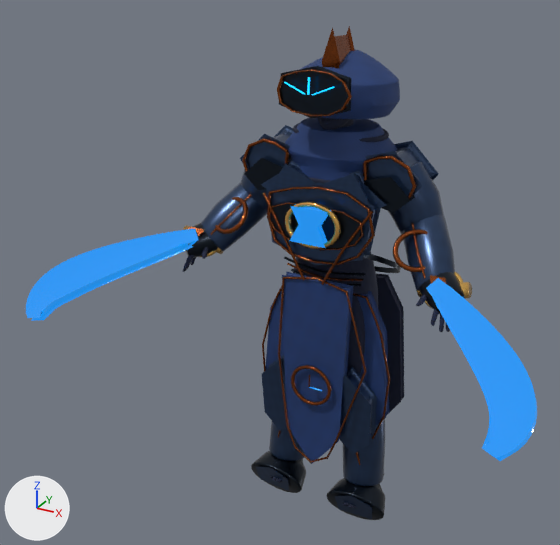
Renders of the Blender file chrono-arena/assets/production/blender/chrono-duelist-custom.blend from each side of a commit.
One viewpoint serves both versions: a 50 mm lens placed at (1.51, -3.36, 2.85), pointed at (-0.13, -0.39, 1.36). The axes (+X, +Y, +Z) are drawn at lower left. The lights are the same throughout. The first picture is the older version.

Objects in the first picture: 'ChronoDuelistAnatomy', 'ChronoDuelistCostume'.
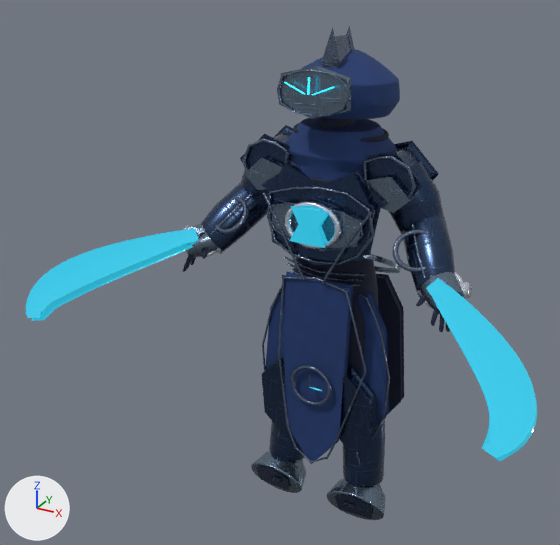
Boxes [x1, y1, x2, y2] around the edits, measured in the pictures (560 x 545 px):
'ChronoDuelistCostume', surface changed, recoloured
    both: [26, 26, 537, 520]

Patch to the scene script:
```diff
--- a/chrono-arena/assets/production/blender/chrono-duelist-custom.blend.py
+++ b/chrono-arena/assets/production/blender/chrono-duelist-custom.blend.py
@@ img_chrono_duelist_armour_orm_2048 @@
+img_chrono_duelist_armour_orm_2048 = load_image('chrono-duelist-armour-orm-2048', '../textures/chrono-duelist-v2/chrono-duelist-armour-orm-2048.png', 2048, 2048, 'Non-Color')
@@ img_chrono_duelist_armour_normal_2048 @@
+img_chrono_duelist_armour_normal_2048 = load_image('chrono-duelist-armour-normal-2048', '../textures/chrono-duelist-v2/chrono-duelist-armour-normal-2048.png', 2048, 2048, 'Non-Color')
@@ img_dark_silver_trim_basecolor @@
+img_dark_silver_trim_basecolor = load_image('dark-silver-trim-basecolor', '../textures/chrono-duelist-v2/dark-silver-trim-basecolor.png', 384, 384, 'sRGB')
@@ mat_antiqueclockgoldv2 @@
 mat_antiqueclockgoldv2 = bpy.data.materials.new('AntiqueClockGoldV2')
-# nodes: BsdfPrincipled, OutputMaterial, TexImage
-# uses the picture img_antique_gold_basecolor
+# nodes: BsdfPrincipled, NormalMap, OutputMaterial, SeparateColor, TexImage x3
+# uses the picture img_chrono_duelist_armour_normal_2048
+# uses the picture img_chrono_duelist_armour_orm_2048
+# uses the picture img_dark_silver_trim_basecolor
@@ mat_darksteelv2 @@
 mat_darksteelv2 = bpy.data.materials.new('DarkSteelV2')
-# nodes: BsdfPrincipled, OutputMaterial
-# colours: black #121d29
+# nodes: BsdfPrincipled, NormalMap, OutputMaterial, SeparateColor, TexImage x2
+# colours: greyish blue #708295
+# uses the picture img_chrono_duelist_armour_normal_2048
+# uses the picture img_chrono_duelist_armour_orm_2048
@@ mat_timecrystalv2 @@
 mat_timecrystalv2 = principled_material('TimeCrystalV2')
-mat_timecrystalv2.base_color = (0.002, 0.055, 0.22)  # blue #074281
+mat_timecrystalv2.base_color = (0.018, 0.24, 0.36)  # cyan #2486a2
 mat_timecrystalv2.metallic = 0.12
@@ mat_timecrystalv2 @@
 mat_timecrystalv2.coat_roughness = 0.12
-mat_timecrystalv2.emission_color = (0.01, 0.34, 1.0)  # blue #199eff
+mat_timecrystalv2.emission_color = (0.018, 0.5, 0.68)  # cyan #24bcd7
 mat_timecrystalv2.emission_strength = 0.72
@@ mat_polishedclockgoldv2 @@
 mat_polishedclockgoldv2 = bpy.data.materials.new('PolishedClockGoldV2')
-# nodes: BsdfPrincipled, OutputMaterial
-# colours: orange #eab861
+# nodes: BsdfPrincipled, NormalMap, OutputMaterial, SeparateColor, TexImage x2
+# colours: white #dfe7f3
+# uses the picture img_chrono_duelist_armour_normal_2048
+# uses the picture img_chrono_duelist_armour_orm_2048
```
